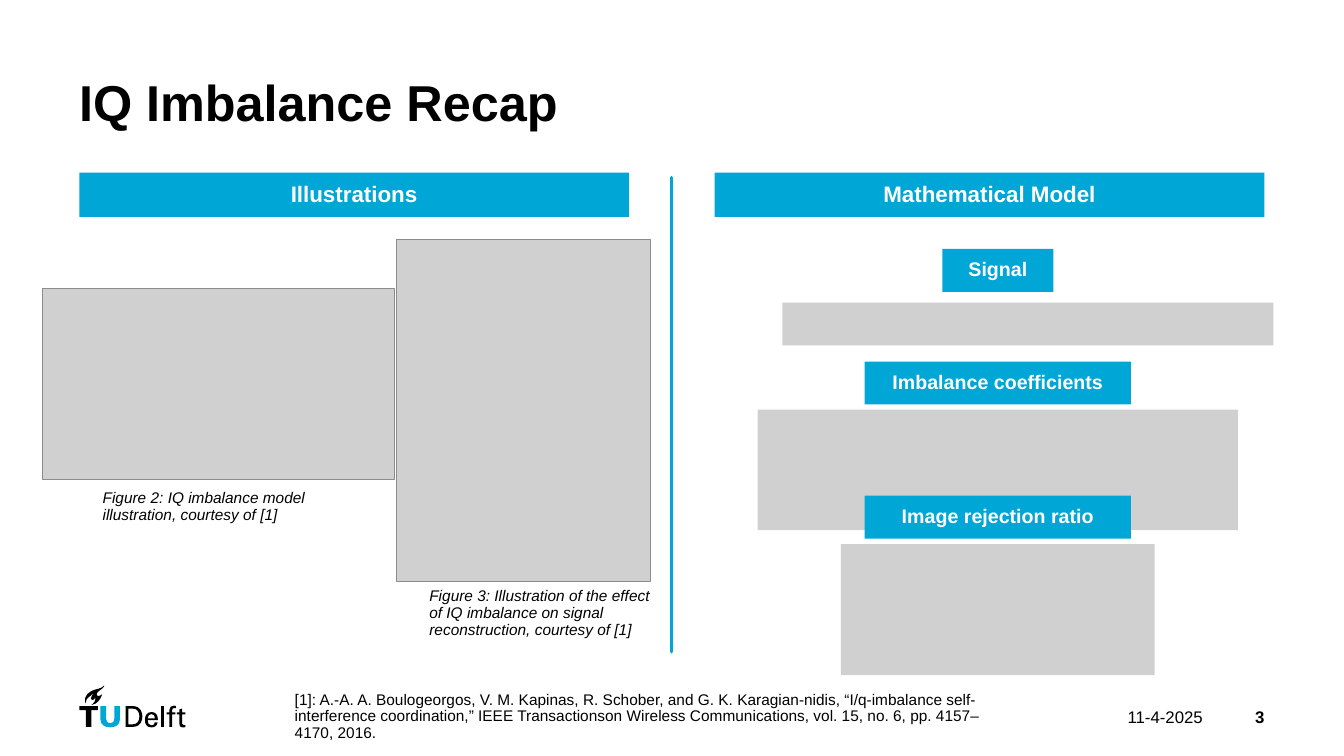
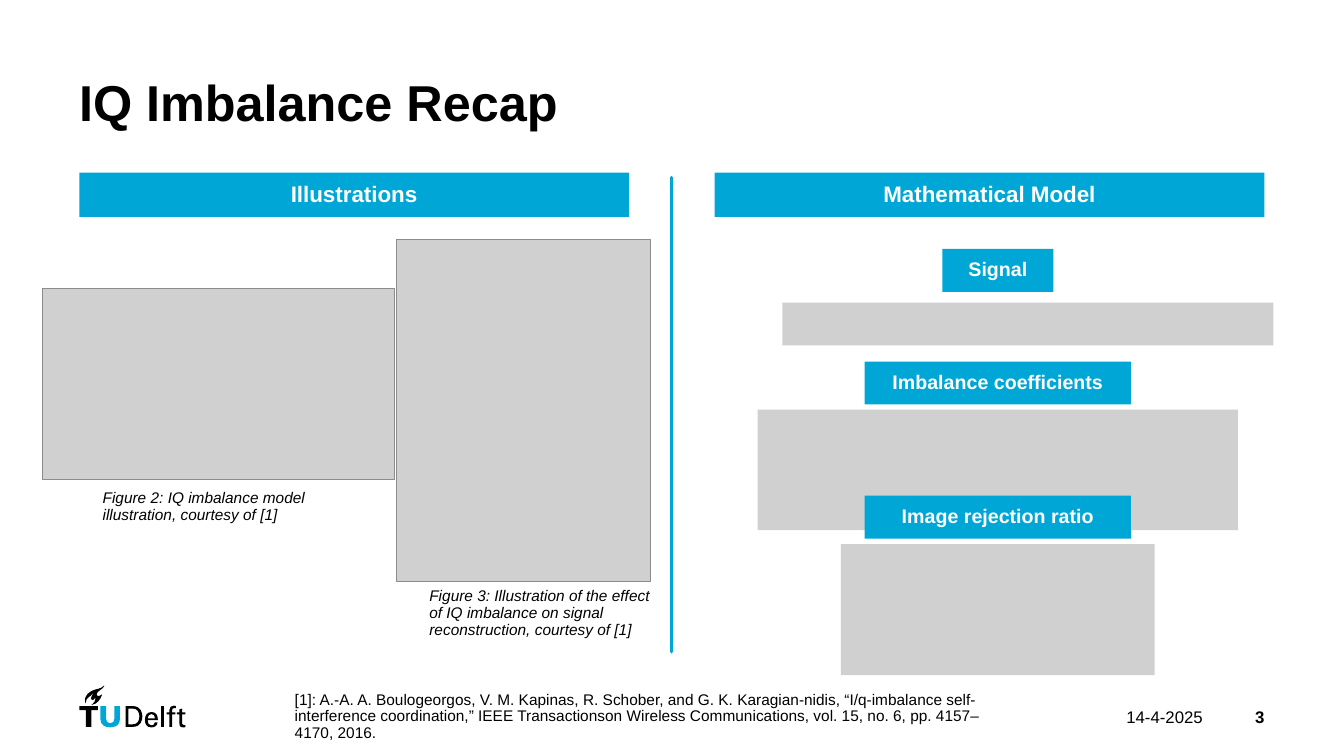
Before and after one commit to tomlijding/DL-based-CS-under-IQ-imbalance, a slide deck: slide 3 of Presentation/DL based CS under IQ imbalance for Channel Estimation.pptx. Drawn at 1344x756 pixels with LibreOffice and Linux fonts; fonts in the diff are those of the drawing; grey boxes stand for pictures. Boxes give left, top, right and bottom in pixels: in the first picture for what was removed or moved away, otherwise in the second. Text is boxed around its words. In the diff, an @@ line names an element or a change of style, - is before the commit and + after.

```diff
--- a/Presentation/DL based CS under IQ imbalance for Channel Estimation.pptx
+++ b/Presentation/DL based CS under IQ imbalance for Channel Estimation.pptx
@@ text at [1126,711,1202,723]: text changed @@
-11-4-2025
+14-4-2025
```
Also in this commit, not shown: 7 other slides changed, 2 other files.
